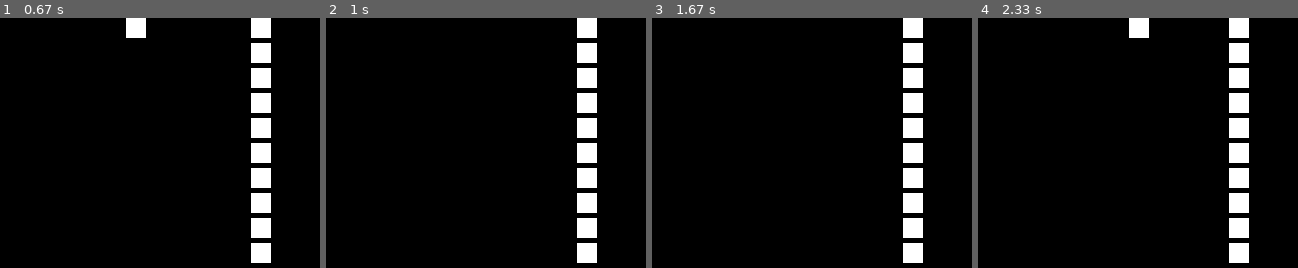
Above: before the commit, frames 1-4 (left to right).
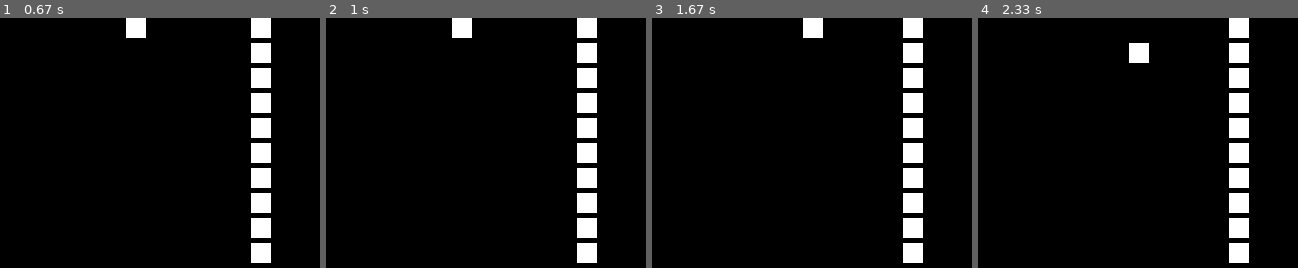
Above: after the commit, the same moments.

Repository: hunpo/pygame
Game: pygame game, started from tetris.py
Two runs of this game, one before a commit and one after it. Both use one fixed random seed, a clock stepped at 60 frames per second and the inputs below.
Inputs:
- Up to frame 1 (0.67 s): hold Right from 0.33 s (still down)
- Up to frame 2 (1 s): release Right at 0.8 s; hold Up from 0.83 s (still down)
- Up to frame 3 (1.67 s): release Up at 1.13 s; hold Right 1.17-1.63 s
- Up to frame 4 (2.33 s): hold Left 1.67-2.2 s; hold Down from 2.23 s (still down)
The pictures show only the part of the screen within x 4-54%, y 0-50%; the shares and areas given below are measured in that part.

Frame 1 is identical in both runs. In frame 2, 0.5% of the frame differs, in the area x 39-46%, y 0-8%; in frame 3, 0.5%; in frame 4, 1.0%, in the area x 47-54%, y 0-18%.

Commit message:
方块的移动和消除

Diff:
--- a/tetris.py
+++ b/tetris.py
@@ -2,7 +2,7 @@
 import sys
 from time import sleep
 
-moving = 0
+
 x, y = 20, 12
 grid = [[0 for b in range(y)] for a in range(x)]   # 20行*12列个格子，20*20的格子之间的间隙是5
 BLACK = (0, 0, 0)
@@ -35,11 +35,11 @@
         pg.draw.rect(screen, WHITE, (col*25, row*25, 20, 20))  # 下落
         pg.display.update()
         row, col = handle_move(row, col)
-        if number == 100:  # 控制下落的速度
+        if number == 50:  # 控制下落的速度
             number = 0
-            print("row:", row)
-            print("col：", col)
-            print("Grid:", grid[row+1][col])
+            # print("row:", row)
+            # print("col：", col)
+            # print("Grid:", grid[row+1][col])
             if grid[row+1][col] == 1:  # 下行有，堆积
                 row = heap_up(row, col)  # 堆积
                 erase(row)
@@ -84,7 +84,9 @@
 
 
 def handle_move(row, col):
+    moving = "None"
     for event in pg.event.get():
+        moving = "none"
         if event.type == pg.QUIT:
             pg.quit()
             quit()
@@ -102,7 +104,8 @@
                 moving = "down"
                 print("Down arrow key has been pressed.")
         else:
-            moving = "hello"
+            moving = "None"
+    if moving != "None":
         pg.draw.rect(screen, BLACK, (col*25, row*25, 20, 20))  # 清除
         pg.display.update()
         if (moving == "left") and col > 1:  # 防止撞到左墙
@@ -143,6 +146,23 @@
         grid[row][col] = 0   # 重置状态
         col+=1
     pg.display.update()
+    if clear_line == 1 :
+      drop_down(row)  # 上面的都落下来
+
+def drop_down(row):
+    while row-1>=0:
+        col =1
+        while  col<11 :
+            if grid[row-1][col] == 1:
+                pg.draw.rect(screen, WHITE, (col*25, row*25, 20, 20))
+                grid[row][col] = 1
+                pg.display.update()
+                pg.draw.rect(screen, BLACK, (col*25, (row-1)*25, 20, 20))
+                grid[row-1][col] = 0
+                pg.display.update()
+            col+=1
+        row -=1
+
 
 
 if __name__ == '__main__':
